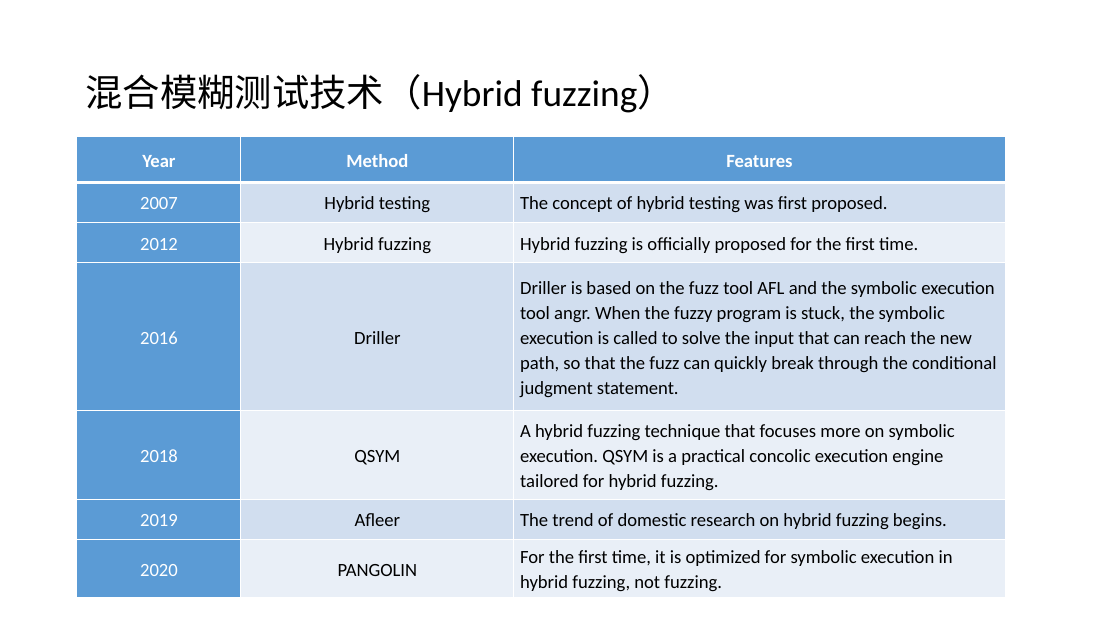
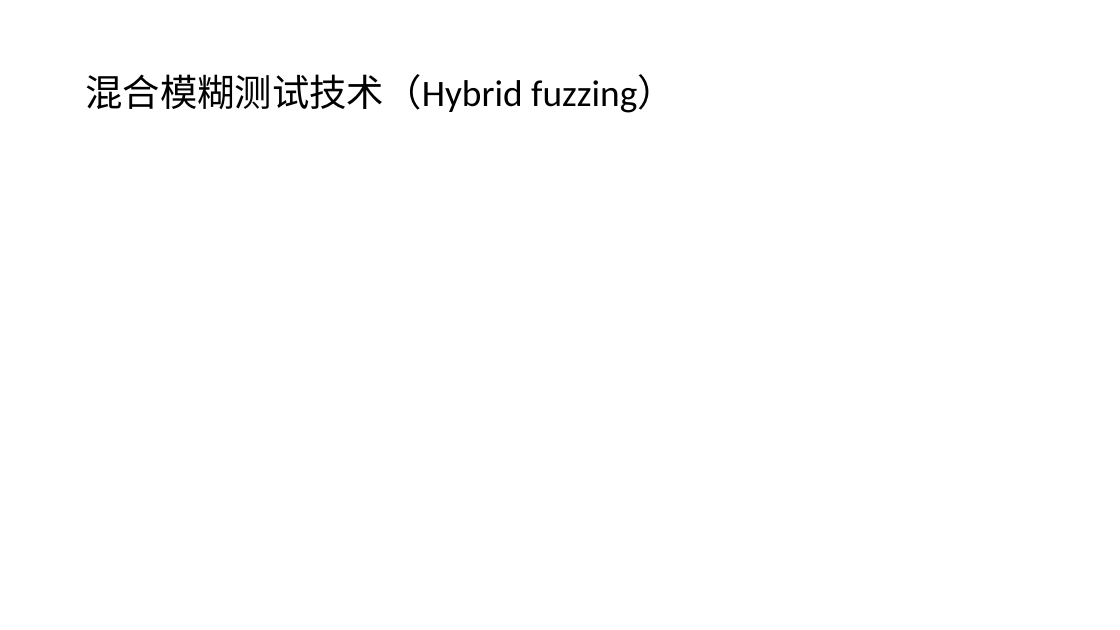
Before and after one commit to WayneDevMaze/Chinese_review_fuzzing, a slide deck: slide 12 of PPT/A Survey of Hybrid Fuzzing based on Symbolic Execution.pptx. Drawn at 1120x630 pixels with LibreOffice and Linux fonts; fonts in the diff are those of the drawing. Boxes give left, top, right and bottom in pixels: in the first picture for what was removed or moved away, otherwise in the second. Text is boxed around its words. In the diff, an @@ line names an element or a change of style, - is before the commit and + after.

Commit message:
update ppt

```diff
--- a/PPT/A Survey of Hybrid Fuzzing based on Symbolic Execution.pptx
+++ b/PPT/A Survey of Hybrid Fuzzing based on Symbolic Execution.pptx
@@ table removed at <box>77,137,1006,598</box>, 7 rows, 3 columns @@
-Year | Method | Features
-2007 | Hybrid testing | The concept of hybrid testing was first proposed.
-2012 | Hybrid fuzzing | Hybrid fuzzing is officially proposed for the first time.
-2016 | Driller | Driller is based on the fuzz tool AFL and the symbolic execution tool angr. When the fuzzy program is stuck, the symbolic execution is called to solve the input that can reach the new path, so that the fuzz can quickly break through the conditional judgment statement.
-2018 | QSYM | A hybrid fuzzing technique that focuses more on symbolic execution. QSYM is a practical concolic execution engine tailored for hybrid fuzzing.
-2019 | Afleer | The trend of domestic research on hybrid fuzzing begins.
-2020 | PANGOLIN | For the first time, it is optimized for symbolic execution in hybrid fuzzing, not fuzzing.
```
Also in this commit, not shown: 1 slide added, 1 slide removed.
